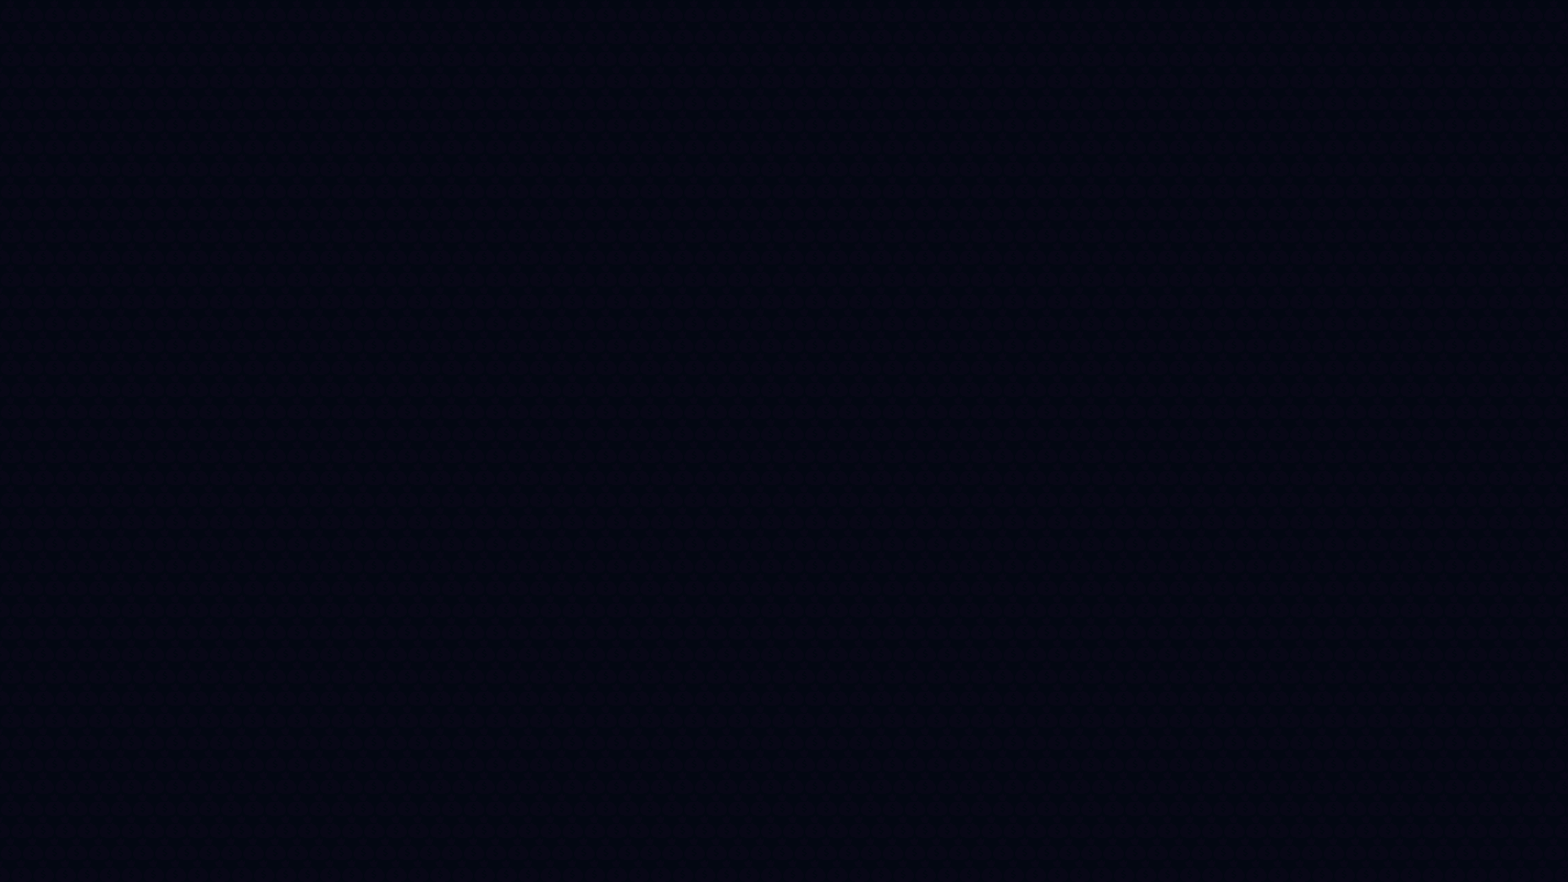
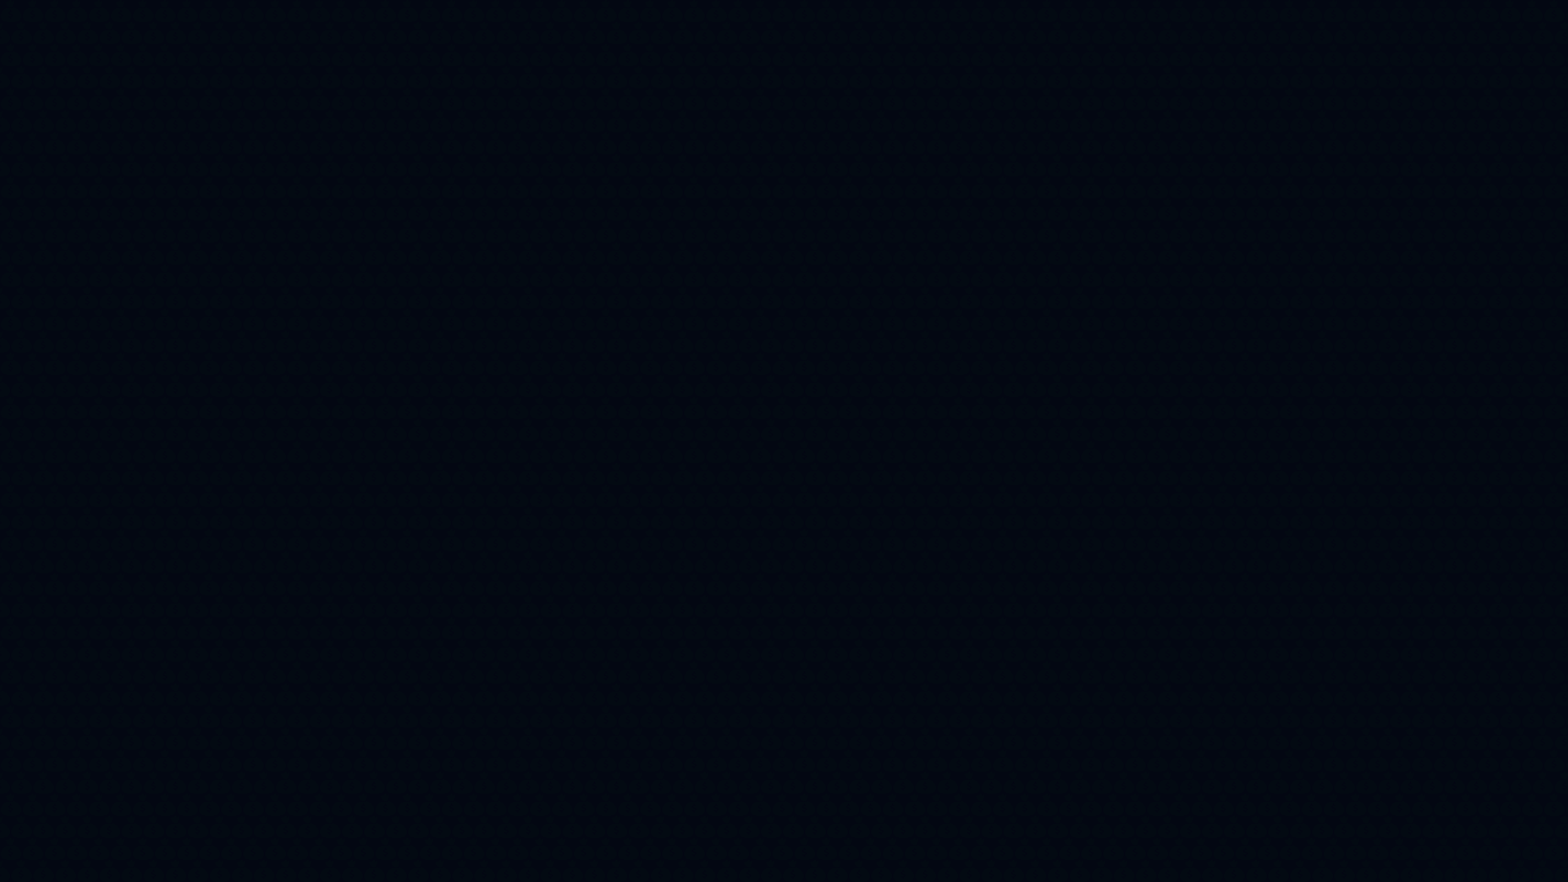
Layer changes from the first 1568×882 image to the second:
"Layer 1": opacity 5% → 1%, painted on it over [0, 0, 1568, 882]